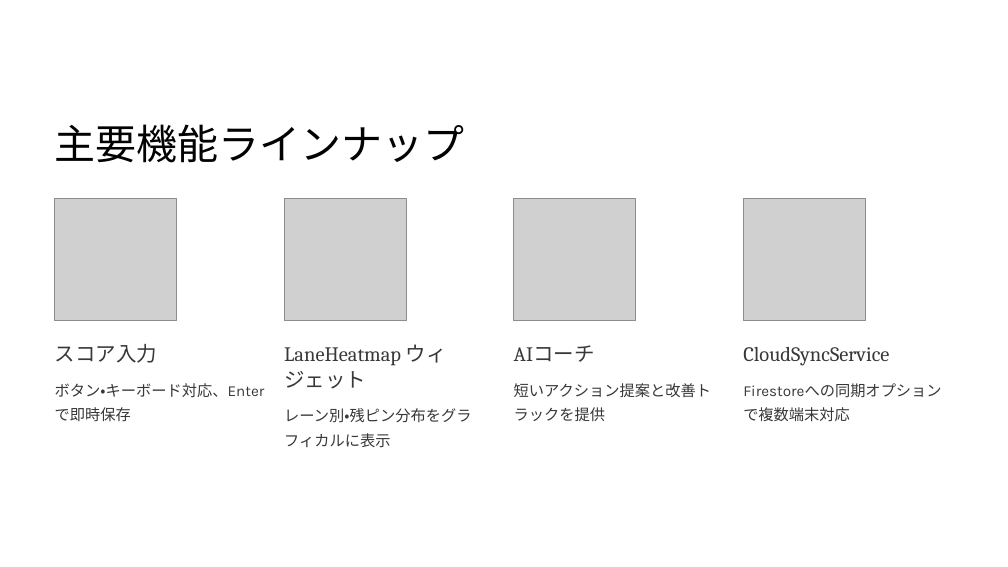
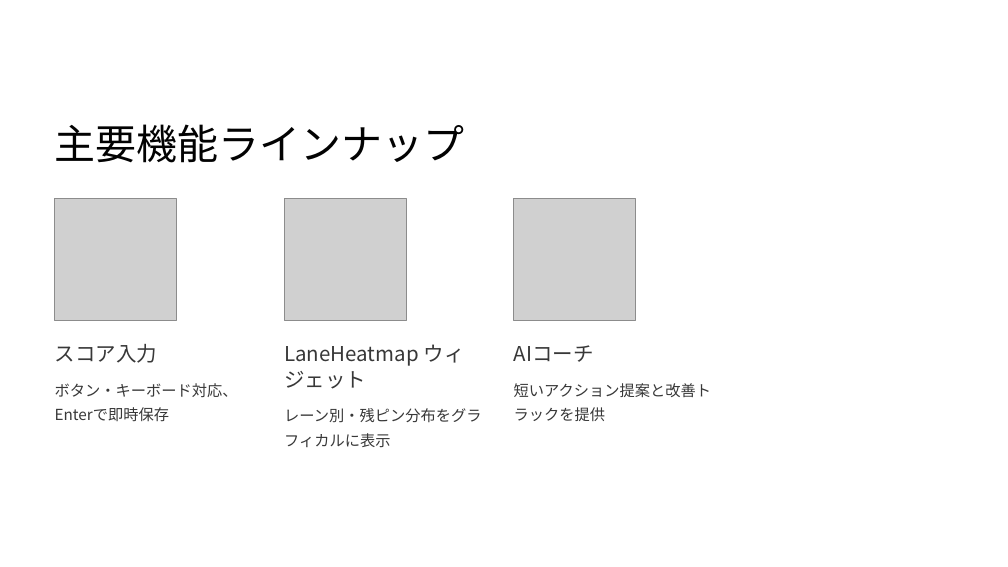
Before and after one commit to LXirgil/IS, a slide deck: slide 6 of AI-Bowling-Master.pptx. Drawn at 1008x567 pixels with LibreOffice and Linux fonts; fonts in the diff are those of the drawing; grey boxes stand for pictures; background and template pictures are left out. Boxes give left, top, right and bottom in pixels: in the first picture for what was removed or moved away, otherwise in the second. Text is boxed around its words. In the diff, an @@ line names an element or a change of style, - is before the commit and + after.

```diff
--- a/AI-Bowling-Master.pptx
+++ b/AI-Bowling-Master.pptx
@@ picture removed at (743, 199, 865, 321) @@
@@ text "LaneHeatmap ウィジェット" at (284, 344, 465, 389): font Cambria to Noto Sans CJK JP @@
@@ text "AIコーチ" at (514, 345, 594, 362): font Cambria to Noto Sans CJK JP @@
@@ text removed at (743, 347, 889, 366) @@
-CloudSyncService
@@ text "ボタン・キーボード対応、Enterで即時保存" at (55, 383, 238, 422): font Karla to Noto Sans CJK JP @@
@@ text removed at (743, 375, 954, 425) @@
-Firestoreへの同期オプションで複数端末対応
@@ text "レーン別・残ピン分布をグラフィカルに表示" at (284, 408, 481, 447): font Karla to Noto Sans CJK JP @@
```
Also in this commit, not shown: 8 other slides changed, 1 slide removed.
